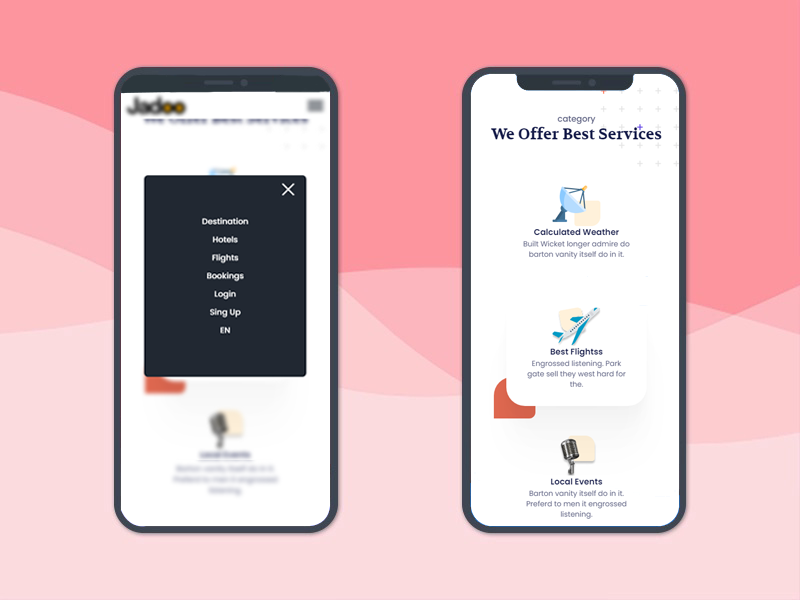
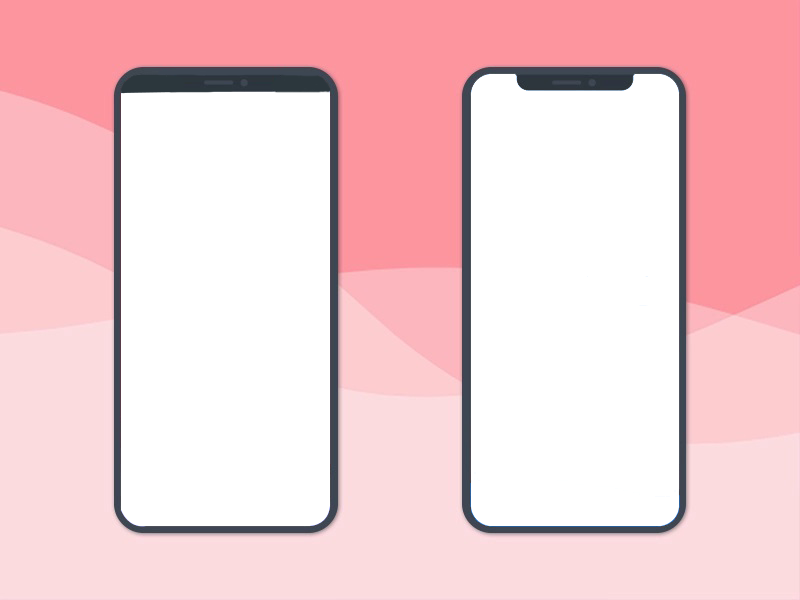
The second 800x600 image is a revision of the first. Changes to its layers:
removed layer "Layer 3" over [490, 87, 679, 519]
removed layer "Layer 2" over [170, 460, 281, 499]
removed layer "Layer 1" over [123, 93, 327, 460]
